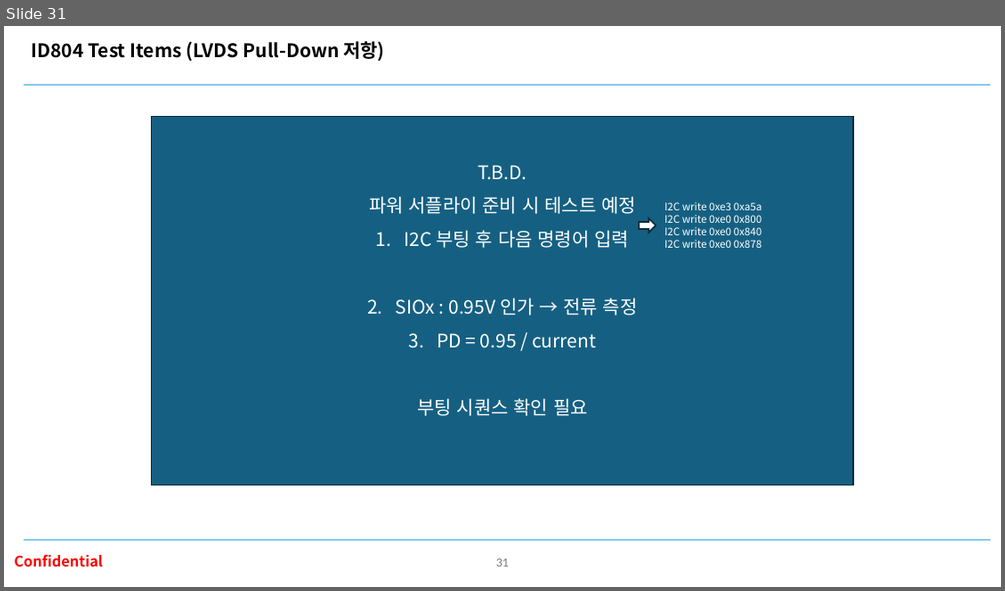
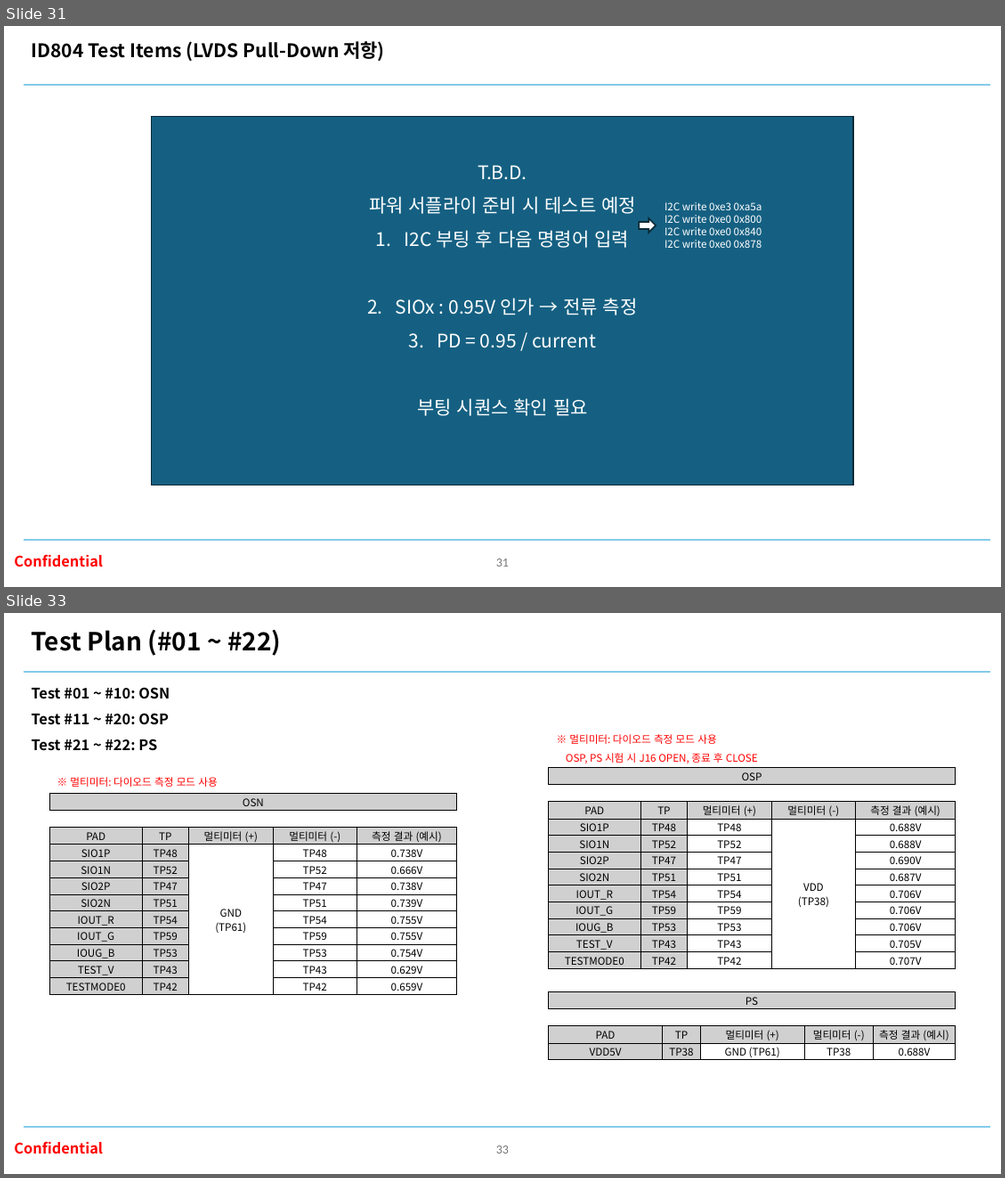
Before and after one commit to oio9595/Global_Technologies_FW, a slide deck: ID804/ID804_FA_Board/Docs/id804_fa_board_manual_R00_260915.pptx. Shown one above the other, each under a label of ours: slide 31 before the commit, slides 31 and 33 after it; the slides between them are not shown. The pictures are 1005x591 and 1005x1178 pixels, drawn with LibreOffice and Linux fonts; fonts in the diff are those of the drawing; background and template pictures are left out. Boxes give left, top, right and bottom in pixels: in the first picture for what was removed or moved away, otherwise in the second. Text is boxed around its words. In the diff, an @@ line names an element or a change of style, - is before the commit and + after.

```diff
--- a/ID804/ID804_FA_Board/Docs/id804_fa_board_manual_R00_260915.pptx
+++ b/ID804/ID804_FA_Board/Docs/id804_fa_board_manual_R00_260915.pptx
@@ slide 33 added at [4,613,1001,1174], background #FFFFFF; not listed: 3 template elements that a slide beside it also shows @@
@@ text added at [32,630,281,656], 24 pt, text #000000, bold @@
+Test Plan (#01 ~ #22)
@@ text added at [32,687,170,751], 14 pt, text #000000, bold @@
+Test #01 ~ #10: OSN
+Test #11 ~ #20: OSP
+Test #21 ~ #22: PS
@@ text added at [566,734,758,763], 10 pt, text #FF0000 @@
+※ 멀티미터: 다이오드 측정 모드 사용
+OSP, PS 시험 시 J16 OPEN, 종료 후 CLOSE
@@ table added at [533,750,971,985], 14 rows, 7 columns @@
+ |  |  |  |  |  | 
+ | OSP |  |  |  |  | 
+ |  |  |  |  |  | 
+ | PAD | TP | 멀티미터 (+) | 멀티미터 (-) | 측정 결과 (예시) | 
+ | SIO1P | TP48 | TP48 | VDD (TP38) | 0.688V | 
+ | SIO1N | TP52 | TP52 |  | 0.688V | 
+ | SIO2P | TP47 | TP47 |  | 0.690V | 
+ | SIO2N | TP51 | TP51 |  | 0.687V | 
+ | IOUT_R | TP54 | TP54 |  | 0.706V | 
+ | IOUT_G | TP59 | TP59 |  | 0.706V | 
+ | IOUG_B | TP53 | TP53 |  | 0.706V | 
+ | TEST_V | TP43 | TP43 |  | 0.705V | 
+ | TESTMODE0 | TP42 | TP42 |  | 0.707V | 
+ |  |  |  |  |  | 
@@ table added at [34,776,471,1012], 14 rows, 7 columns @@
+ |  |  |  |  |  | 
+ | OSN |  |  |  |  | 
+ |  |  |  |  |  | 
+ | PAD | TP | 멀티미터 (+) | 멀티미터 (-) | 측정 결과 (예시) | 
+ | SIO1P | TP48 | GND (TP61) | TP48 | 0.738V | 
+ | SIO1N | TP52 |  | TP52 | 0.666V | 
+ | SIO2P | TP47 |  | TP47 | 0.738V | 
+ | SIO2N | TP51 |  | TP51 | 0.739V | 
+ | IOUT_R | TP54 |  | TP54 | 0.755V | 
+ | IOUT_G | TP59 |  | TP59 | 0.755V | 
+ | IOUG_B | TP53 |  | TP53 | 0.754V | 
+ | TEST_V | TP43 |  | TP43 | 0.629V | 
+ | TESTMODE0 | TP42 |  | TP42 | 0.659V | 
+ |  |  |  |  |  | 
@@ text added at [70,777,217,787], 10 pt, text #FF0000 @@
+※ 멀티미터: 다이오드 측정 모드 사용
@@ table added at [549,991,956,1061], 4 rows, 5 columns @@
+PS |  |  |  | 
+ |  |  |  | 
+PAD | TP | 멀티미터 (+) | 멀티미터 (-) | 측정 결과 (예시)
+VDD5V | TP38 | GND (TP61) | TP38 | 0.688V
@@ page number added at [496,1145,509,1153], 12 pt, text #797979 @@
+33
```
Also in this commit, not shown: 7 other slides added, 2 other files.
